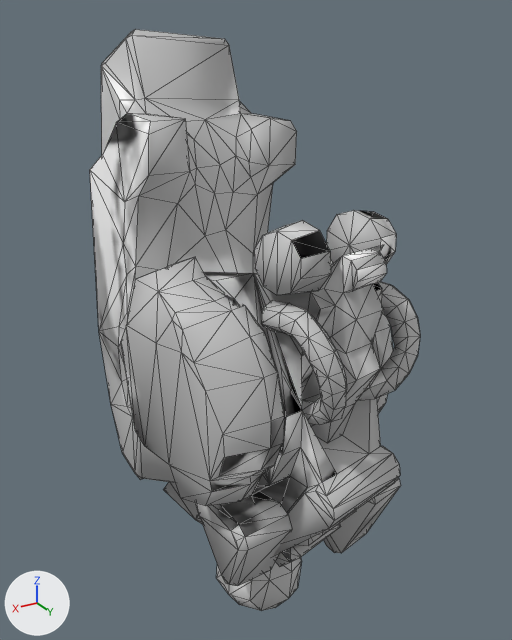
A saved change to the glTF model src/assets/player-mech/legs/l_bp/l_shin.glb.
Rendered twice from a 50 mm lens placed at (0.812, 1.209, 0.346), pointed at (0.0, -0.144, -0.331). The lights are fixed; the arrows at lower left show +X, +Y and +Z. The older version comes first. Mesh edges are drawn as thin lines. Vertices at exactly the same position are counted once.

The older version as bpy lines, for what is in view:
```python
me_mesh_0 = bpy.data.meshes.new('Mesh_0')
me_mesh_0.from_pydata(...)  # 750 vertices, 1499 faces; spans x -0.272..0.328, y -0.548..0.283, z -1.095..0.318
# faces by material slot: [385, 472, 642]
me_mesh_0.materials.append(mat_main)
me_mesh_0.materials.append(mat_sub)
me_mesh_0.materials.append(mat_joint)
ob_l_shin = bpy.data.objects.new('l_shin', me_mesh_0)
ob_l_shin.location = (0.0, 0.0, 0.0)
```
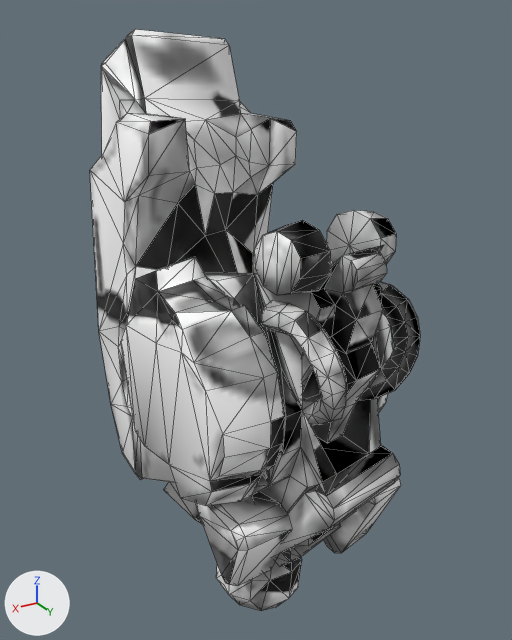
Pixel boxes (x1, y1, x2, y2) of what changed, in the pictures (512 x 640 px):
part 1 of me_mesh_0, surface changed: (90, 29, 420, 611) in both
part 2 of me_mesh_0, recoloured: (102, 30, 401, 611) in both
part 3 of me_mesh_0, recoloured: (136, 119, 195, 265) in both
part 4 of me_mesh_0, recoloured: (132, 29, 399, 557) in both
part 5 of me_mesh_0, recoloured: (215, 192, 408, 495) in both

Diff of the bpy script that builds the scene:
```diff
--- a/src/assets/player-mech/legs/l_bp/l_shin.glb.py
+++ b/src/assets/player-mech/legs/l_bp/l_shin.glb.py
@@ me_mesh_0 @@
 me_mesh_0.from_pydata(...)  # 750 vertices, 1499 faces; spans x -0.272..0.328, y -0.548..0.283, z -1.095..0.318
 # used by ob_l_shin; location = (0.0, 0.0, 0.0)
+# me_mesh_0 part 1: 1495 kept faces spanning x -0.272..0.328, y -0.548..0.283, z -1.095..0.318 get new texture (UV) coordinates
+# me_mesh_0 part 2: 53 faces spanning x -0.269..0.277, y -0.498..0.258, z -1.074..0.318 switch from mat_main to mat_sub
+# me_mesh_0 part 3: 25 faces spanning x -0.051..0.27, y -0.324..0.045, z -1.095..0.146 switch from mat_sub to mat_main
+# me_mesh_0 part 4: 115 faces spanning x -0.258..0.298, y -0.424..0.283, z -0.914..0.318 switch from mat_sub to mat_joint
+# me_mesh_0 part 5: 145 faces spanning x -0.177..0.17, y -0.22..0.272, z -1.066..-0.024 switch from mat_joint to mat_sub
```
